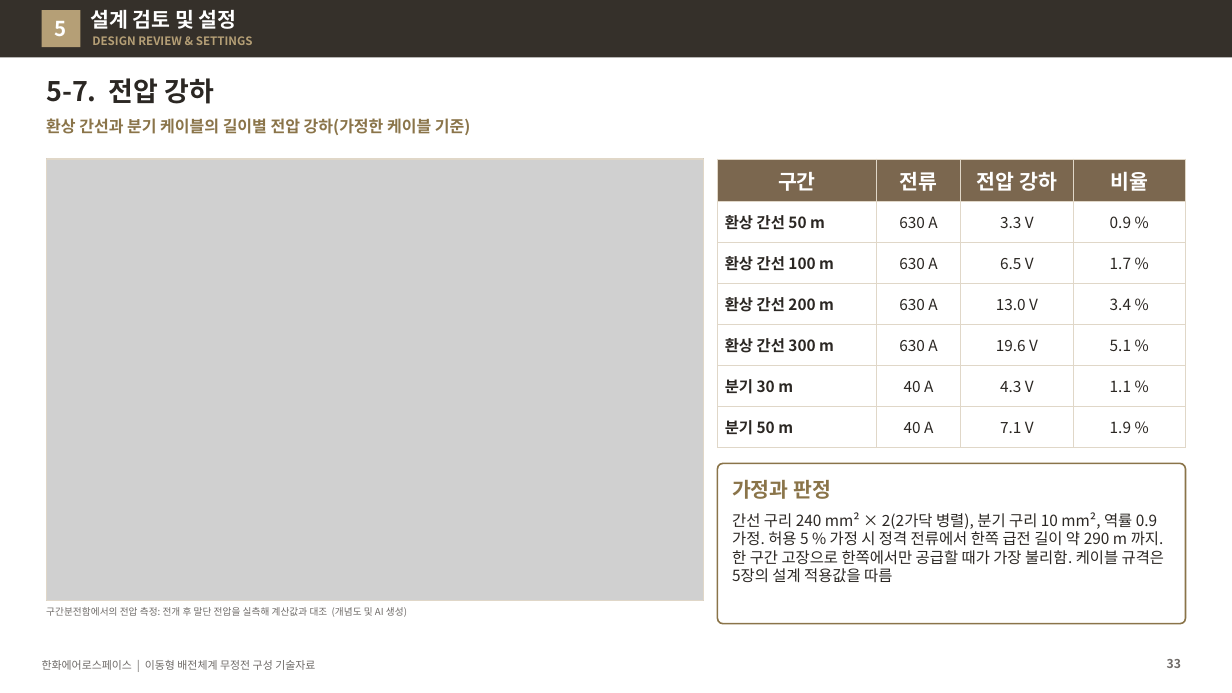
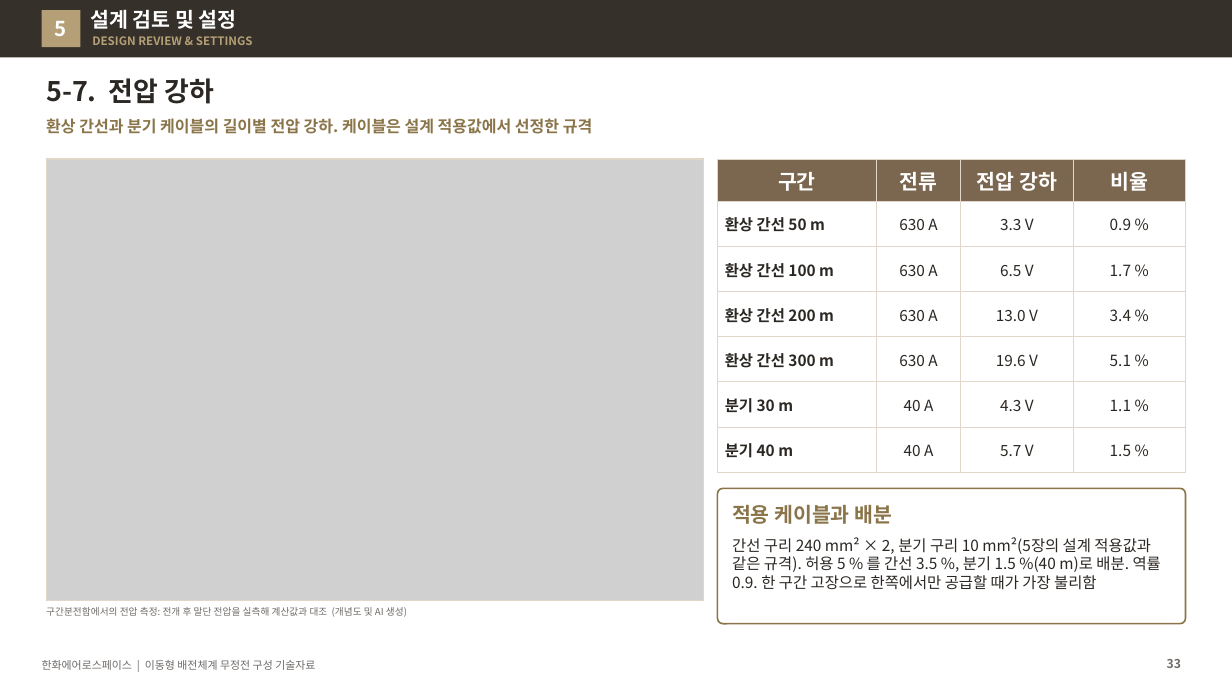
Before and after one commit to byunjd112-hue/headroom, a slide deck: slide 33 of mobile_ems/docs/out/IFPS_이동형배전체계_무정전구성_기술자료_Rev72.pptx. Drawn at 1232x693 pixels with LibreOffice and Linux fonts; fonts in the diff are those of the drawing; grey boxes stand for pictures. Boxes give left, top, right and bottom in pixels: in the first picture for what was removed or moved away, otherwise in the second. Text is boxed around its words. In the diff, an @@ line names an element or a change of style, - is before the commit and + after.

```diff
--- a/mobile_ems/docs/out/IFPS_이동형배전체계_무정전구성_기술자료_Rev72.pptx
+++ b/mobile_ems/docs/out/IFPS_이동형배전체계_무정전구성_기술자료_Rev72.pptx
@@ text at (x1=46, y1=118, x2=592, y2=134): text changed @@
-환상 간선과 분기 케이블의 길이별 전압 강하(가정한 케이블 기준)
+환상 간선과 분기 케이블의 길이별 전압 강하. 케이블은 설계 적용값에서 선정한 규격
@@ table at (x1=717, y1=159, x2=1186, y2=462) @@
-row 7: 분기 50 m | 40 A | 7.1 V | 1.9 %
+row 7: 분기 40 m | 40 A | 5.7 V | 1.5 %
@@ rounded rectangle resized from (x1=717, y1=464, x2=1186, y2=624) to (x1=717, y1=488, x2=1186, y2=624) @@
@@ rounded rectangle at (x1=717, y1=488, x2=1186, y2=624): proportions changed @@
@@ text at (x1=732, y1=505, x2=892, y2=524): text changed @@
-가정과 판정
+적용 케이블과 배분
@@ text at (x1=732, y1=537, x2=1161, y2=590): text changed @@
-간선 구리 240 mm² × 2(2가닥 병렬), 분기 구리 10 mm², 역률 0.9 가정. 허용 5 % 가정 시 정격 전류에서 한쪽 급전 길이 약 290 m 까지. 한 구간 고장으로 한쪽에서만 공급할 때가 가장 불리함. 케이블 규격은 5장의 설계 적용값을 따름
+간선 구리 240 mm² × 2, 분기 구리 10 mm²(5장의 설계 적용값과 같은 규격). 허용 5 % 를 간선 3.5 %, 분기 1.5 %(40 m)로 배분. 역률 0.9. 한 구간 고장으로 한쪽에서만 공급할 때가 가장 불리함
```
Also in this commit, not shown: 16 other slides changed, 2 slides added, 4 other files.
